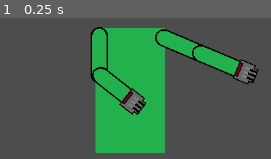
Above: before the commit, frame 1.
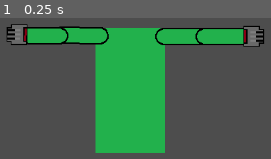
Above: after the commit, the same moment.

Repository: XspyO5/Moonshot_prodject
Game: Godot game, scene res://player.tscn
Two runs of this game, one before a commit and one after it. Both use one fixed random seed, a clock stepped at 60 frames per second and the inputs below.
Inputs:
- Up to frame 1 (0.25 s): no input

The runs differ from the first frame. In frame 1, 14% of the frame differs, in the area x 2-98%, y 4-69%.
Error before the commit: Invalid access to property or key 'global_position' on a base object of type 'null instance'. (res://Functions/Player_functions/Hand_target.gd:24)

Commit message:
a0.6, fixed some bugs, backbones of hand movement is done, logic part is still needed. A bug about how the angles are rappresented differently between the 2 arms

Diff:
--- a/Functions/Player_functions/Hand_target.gd
+++ /dev/null
@@ -1,30 +0,0 @@
-class_name HandIkTarget
-
-extends Node2D
-
-@export var hand_node : Node2D
-@onready var skeleton_node = $"../.."
-@onready var mouse_positon_node = $"../Mouse_position"
-
-var self_angle = 0.0
-var target_angle = 0.0
-
-func _ready() -> void:
-	self_angle = get_angle(skeleton_node, hand_node)
-	target_angle = get_angle(skeleton_node, mouse_positon_node)
-
-
-func go_to(object, target):
-	object.set_global_position(target.get_global_position())
-
-func calculate_distance(Node_1, Node_2):
-	return sqrt( (Node_1.global_position.x - Node_2.global_position.x)**2 + (Node_1.global_position.y - Node_2.global_position.y)**2 )
-
-func get_angle(_node, node2):
-	print(node2.global_position.x)
-	return 1
-
-func Update(_delta):
-	self_angle = get_angle(skeleton_node, hand_node)
-	target_angle = get_angle(skeleton_node, mouse_positon_node)
-	print("position", hand_node.global_position,"self", rad_to_deg(self_angle), " - target", rad_to_deg(target_angle))
--- /dev/null
+++ b/Functions/Player_functions/ik_class.gd
@@ -0,0 +1,43 @@
+class_name HandIkTarget
+
+extends Node2D
+
+@export var side_RorL : String
+@export var hand_node : Node2D
+@export var skeleton_node : Node2D
+@onready var mouse_positon = get_viewport().get_mouse_position()
+
+var self_angle = 0.0
+var mouse_angle = 0.0
+var self_distance = 0.0
+var mouse_distance = 0.0
+
+func go_to(object, target):
+	object.set_global_position(target.get_global_position())
+
+func calc_mouse_distance():
+	return sqrt( (skeleton_node.global_position.x - mouse_positon.x)**2 + (skeleton_node.global_position.y - mouse_positon.y)**2 )
+
+func calc_self_distance():
+	return sqrt( (skeleton_node.global_position.x - hand_node.global_position.x)**2 + (skeleton_node.global_position.y - hand_node.global_position.y)**2 )
+
+func calc_self_angle():
+	var result = atan2(skeleton_node.global_position.y - hand_node.global_position.y , skeleton_node.global_position.x - hand_node.global_position.x)
+	if(side_RorL == "R"):
+		result = 180 - result
+	return result
+
+func calc_mouse_angle():
+	var result = atan2(skeleton_node.global_position.y - mouse_positon.y , skeleton_node.global_position.x - mouse_positon.x)
+	if(side_RorL == "R"):
+		result = PI - result #fix R side for angle grater then 180 sice it use a 0 to 360 scale instead of a -180 to 180 scale
+	return result
+
+func Update(_delta):
+	mouse_positon = get_viewport().get_mouse_position()
+	self_angle = calc_self_angle()
+	mouse_angle = calc_mouse_angle()
+	self_distance = calc_self_distance()
+	mouse_distance = calc_self_angle()
+
+	print(side_RorL," - ",rad_to_deg(mouse_angle))
--- /dev/null
+++ b/hand_ik_target_r.gd
@@ -0,0 +1 @@
+extends HandIkTarget
--- a/mouse_pointer.gd
+++ /dev/null
@@ -1,5 +0,0 @@
-extends Node2D
-
-func _physics_process(_delta: float) -> void:
-
-	$".".set_global_position(get_viewport().get_mouse_position())
--- a/player.tscn
+++ b/player.tscn
@@ -1,15 +1,13 @@
-[gd_scene load_steps=11 format=3 uid="uid://bhqjtg0hbxf1w"]
+[gd_scene load_steps=10 format=3 uid="uid://bhqjtg0hbxf1w"]
 
 [ext_resource type="Texture2D" uid="uid://dntrc43xhqxix" path="res://Player_assets/player_MainBody.png" id="1_4flbx"]
 [ext_resource type="Texture2D" uid="uid://bvymk0kq7384e" path="res://Player_assets/Player_arm.png" id="2_onrkg"]
 [ext_resource type="Texture2D" uid="uid://c4tq3q6l7r6s3" path="res://Player_assets/Player_hand.png" id="3_i3pqv"]
-[ext_resource type="Script" uid="uid://cyc70305gtnui" path="res://mouse_pointer.gd" id="4_2hs0m"]
-[ext_resource type="Script" uid="uid://djo7hbi8ats7s" path="res://Functions/Player_functions/Hand_target.gd" id="4_hqtel"]
-[ext_resource type="Script" uid="uid://b4prrmawdp3me" path="res://r_hand_ik_target.gd" id="6_1jxqw"]
-[ext_resource type="Script" uid="uid://bot62qnenm3wi" path="res://l_hand_ik_target.gd" id="7_dw050"]
+[ext_resource type="Script" uid="uid://csqix6tsnkiwf" path="res://Functions/Player_functions/ik_class.gd" id="4_hqtel"]
+[ext_resource type="Script" uid="uid://djrf3ixfgspsr" path="res://hand_ik_target_r.gd" id="5_2hs0m"]
+[ext_resource type="Script" uid="uid://coaom32mckwwa" path="res://hand_ik_target_l.gd" id="6_1jxqw"]
 
 [sub_resource type="SkeletonModification2DCCDIK" id="SkeletonModification2DCCDIK_onrkg"]
-target_nodepath = NodePath("../InverseKinematicTargets/Functions/L_HandIkTarget")
 tip_nodepath = NodePath("Chest/LShoulder/LArm/Lhand")
 ccdik_data_chain_length = 3
 joint_data/0/bone_index = 6
@@ -41,7 +39,6 @@
 joint_data/2/editor_draw_gizmo = true
 
 [sub_resource type="SkeletonModification2DCCDIK" id="SkeletonModification2DCCDIK_i3pqv"]
-target_nodepath = NodePath("../InverseKinematicTargets/Functions/R_HandIkTarget")
 tip_nodepath = NodePath("Chest/RShoulder/RArm/Rhand")
 ccdik_data_chain_length = 3
 joint_data/0/bone_index = 3
@@ -88,42 +85,42 @@
 
 [node name="RArm" type="Sprite2D" parent="BodyParts"]
 position = Vector2(44, -78)
-rotation = -1.1683973
-scale = Vector2(0.9999996, 0.9999996)
+rotation = -1.571092
+scale = Vector2(0.99999994, 0.99999994)
 texture = ExtResource("2_onrkg")
 offset = Vector2(-0.45576477, 32.876614)
 
 [node name="RForearm" type="Sprite2D" parent="BodyParts"]
-position = Vector2(99.897705, -53.480698)
-rotation = -1.1732985
-scale = Vector2(0.99983907, 0.99983907)
+position = Vector2(105.03546, -77.34819)
+rotation = -1.5759774
+scale = Vector2(0.9998365, 0.9998365)
 texture = ExtResource("2_onrkg")
 offset = Vector2(0.21077728, 29.462776)
 
 [node name="RHand" type="Sprite2D" parent="BodyParts"]
-position = Vector2(157.58923, -28.17453)
-rotation = 1.9682943
-scale = Vector2(1.499758, 1.499758)
+position = Vector2(168.02948, -76.67473)
+rotation = 1.5656153
+scale = Vector2(1.4997547, 1.4997547)
 texture = ExtResource("3_i3pqv")
 offset = Vector2(-0.77199936, -6.6032944)
 
 [node name="LArm" type="Sprite2D" parent="BodyParts"]
 position = Vector2(-44, -78)
-rotation = 3.140981
+rotation = -1.5463976
 texture = ExtResource("2_onrkg")
 offset = Vector2(0.29397583, -27.19541)
 
 [node name="LForearm" type="Sprite2D" parent="BodyParts"]
-position = Vector2(-43.736908, -22.105743)
-rotation = -0.9019492
-scale = Vector2(0.99987954, 0.99987954)
+position = Vector2(-99.82352, -78.99437)
+rotation = 1.5727558
+scale = Vector2(0.9998796, 0.9998796)
 texture = ExtResource("2_onrkg")
 offset = Vector2(0.08850098, 29.423607)
 
 [node name="LHand" type="Sprite2D" parent="BodyParts"]
-position = Vector2(5.1996765, 17.855225)
-rotation = 2.2396436
-scale = Vector2(1.4998184, 1.4998184)
+position = Vector2(-162.9931, -80.12427)
+rotation = -1.5628161
+scale = Vector2(1.4998194, 1.4998194)
 texture = ExtResource("3_i3pqv")
 
 [node name="Skeletron" type="Node2D" parent="."]
@@ -139,7 +136,6 @@
 position = Vector2(44, -22)
 rotation = 0.00031592185
 rest = Transform2D(0.99999994, 0.00031592185, -0.00031592185, 0.99999994, 44, -22)
-metadata/_local_pose_override_enabled_ = true
 
 [node name="RemoteTransform2D" type="RemoteTransform2D" parent="Skeletron/Skeleton2D/Chest/RShoulder"]
 rotation = -1.5714079
@@ -148,9 +144,8 @@
 [node name="RArm" type="Bone2D" parent="Skeletron/Skeleton2D/Chest/RShoulder"]
 position = Vector2(61.035683, 0.6325226)
 rotation = -1.5762933
-scale = Vector2(0.9998362, 0.9998362)
+scale = Vector2(0.99983656, 0.99983656)
 rest = Transform2D(0.99987024, -0.016110145, 0.016110145, 0.99987024, 60.999683, -1.0192719)
-metadata/_local_pose_override_enabled_ = true
 
 [node name="RemoteTransform2D" type="RemoteTransform2D" parent="Skeletron/Skeleton2D/Chest/RShoulder/RArm"]
 position = Vector2(-1.4305115e-06, 1.6987324e-06)
@@ -162,7 +157,6 @@
 auto_calculate_length_and_angle = false
 length = 16.0
 bone_angle = 90.0
-metadata/_local_pose_override_enabled_ = true
 
 [node name="RemoteTransform2D" type="RemoteTransform2D" parent="Skeletron/Skeleton2D/Chest/RShoulder/RArm/Rhand"]
 position = Vector2(-1.4305115e-06, 1.6987324e-06)
@@ -174,7 +168,6 @@
 position = Vector2(-44, -22)
 rotation = 0.025010388
 rest = Transform2D(0.99968725, 0.02500778, -0.02500778, 0.99968725, -44, -22)
-metadata/_local_pose_override_enabled_ = true
 
 [node name="RemoteTransform2D" type="RemoteTransform2D" parent="Skeletron/Skeleton2D/Chest/LShoulder"]
 rotation = -1.5714079
@@ -185,7 +178,6 @@
 rotation = 1.5477455
 scale = Vector2(0.9998796, 0.9998796)
 rest = Transform2D(0.9993073, -0.03721482, 0.03721482, 0.9993073, -56.0075, 0.4007472)
-metadata/_local_pose_override_enabled_ = true
 
 [node name="RemoteTransform2D" type="RemoteTransform2D" parent="Skeletron/Skeleton2D/Chest/LShoulder/LArm"]
 position = Vector2(0.0062426813, -0.17930342)
@@ -198,7 +190,6 @@
 auto_calculate_length_and_angle = false
 length = 16.0
 bone_angle = 90.0
-metadata/_local_pose_override_enabled_ = true
 
 [node name="RemoteTransform2D" type="RemoteTransform2D" parent="Skeletron/Skeleton2D/Chest/LShoulder/LArm/Lhand"]
 position = Vector2(-1.4305115e-06, 1.6987324e-06)
@@ -206,22 +197,21 @@
 scale = Vector2(1.5, 1.5)
 remote_path = NodePath("../../../../../../../BodyParts/LHand")
 
-[node name="InverseKinematicTargets" type="Node2D" parent="Skeletron"]
-
-[node name="Functions" type="Node2D" parent="Skeletron/InverseKinematicTargets"]
+[node name="InverseKinematic" type="Node2D" parent="Skeletron"]
+
+[node name="IkClass" type="Node2D" parent="Skeletron/InverseKinematic"]
 script = ExtResource("4_hqtel")
 
-[node name="R_HandIkTarget" type="Node2D" parent="Skeletron/InverseKinematicTargets/Functions" node_paths=PackedStringArray("hand_node")]
-position = Vector2(753, 233)
+[node name="HandIkTarget_R" type="Node2D" parent="Skeletron/InverseKinematic/IkClass" node_paths=PackedStringArray("hand_node", "skeleton_node")]
+script = ExtResource("5_2hs0m")
+side_RorL = "R"
+hand_node = NodePath(".")
+skeleton_node = NodePath("../../../Skeleton2D/Chest/RShoulder")
+metadata/_custom_type_script = "uid://csqix6tsnkiwf"
+
+[node name="HandIkTarget_L" type="Node2D" parent="Skeletron/InverseKinematic/IkClass" node_paths=PackedStringArray("hand_node", "skeleton_node")]
 script = ExtResource("6_1jxqw")
+side_RorL = "L"
 hand_node = NodePath(".")
-metadata/_custom_type_script = "uid://djo7hbi8ats7s"
-
-[node name="L_HandIkTarget" type="Node2D" parent="Skeletron/InverseKinematicTargets/Functions" node_paths=PackedStringArray("hand_node")]
-position = Vector2(254, 221)
-script = ExtResource("7_dw050")
-hand_node = NodePath(".")
-metadata/_custom_type_script = "uid://djo7hbi8ats7s"
-
-[node name="Mouse_position" type="Node2D" parent="Skeletron/InverseKinematicTargets"]
-script = ExtResource("4_2hs0m")
+skeleton_node = NodePath("../../../Skeleton2D/Chest/LShoulder")
+metadata/_custom_type_script = "uid://csqix6tsnkiwf"
--- a/r_hand_ik_target.gd
+++ /dev/null
@@ -1,4 +0,0 @@
-extends HandIkTarget
-
-func _physics_process(delta: float) -> void:
-	Update(delta)
Not shown, removed: Functions/Player_functions/Hand_target.gd.uid
Not shown, added: Functions/Player_functions/ik_class.gd.uid
Renamed: l_hand_ik_target.gd -> hand_ik_target_l.gd
Not shown, added: hand_ik_target_l.gd.uid
Not shown, added: hand_ik_target_r.gd.uid
Not shown, removed: l_hand_ik_target.gd.uid
Not shown, removed: mouse_pointer.gd.uid
Not shown, removed: r_hand_ik_target.gd.uid
Not shown, removed: player.tscn1176527523.tmp
Not shown, removed: player.tscn1185557618.tmp
Not shown, removed: player.tscn1194908694.tmp
